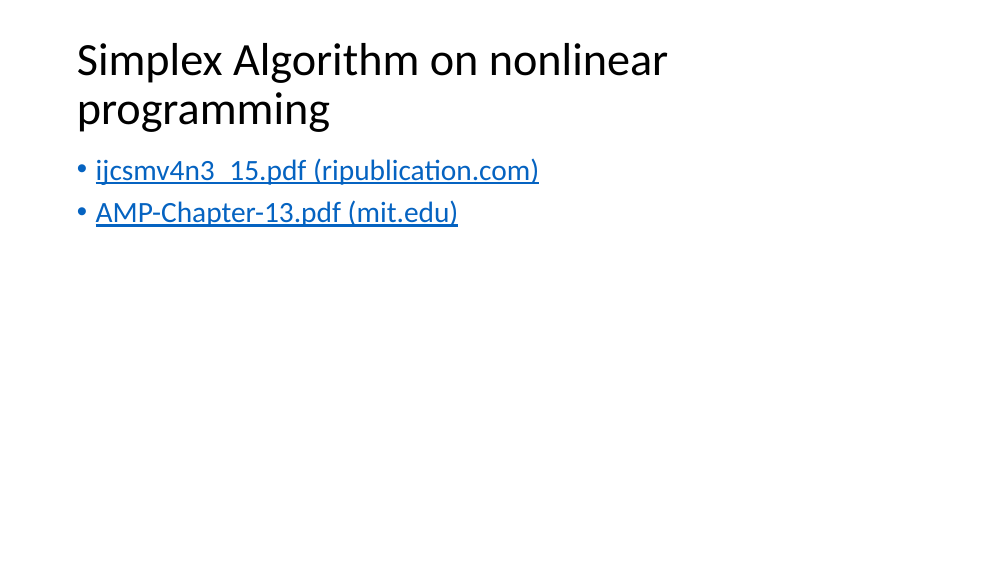
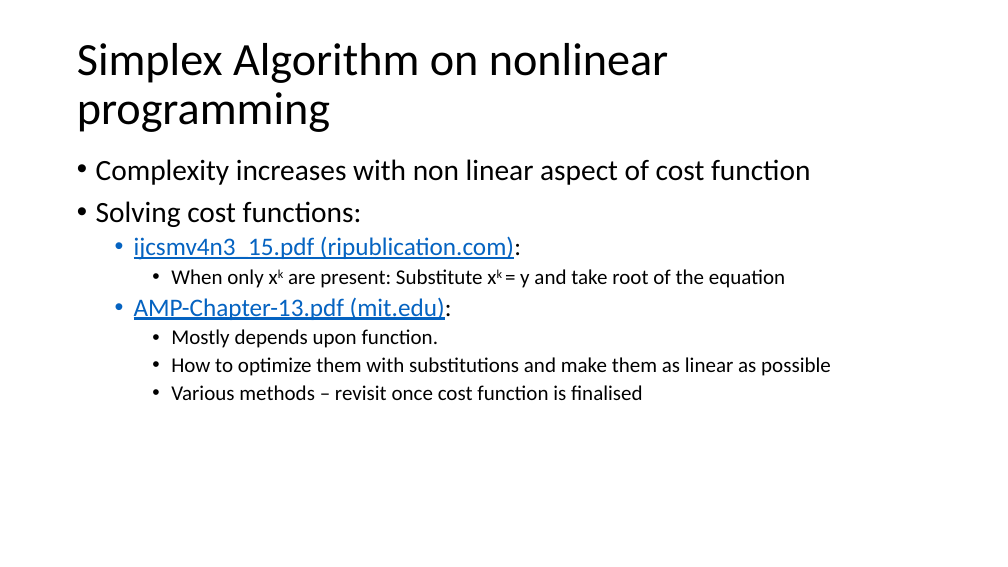
Before and after one commit to anirudhakulkarni/Parallel-MCMF-at-IISc-Research, a slide deck: slide 8 of week-3.pptx (slide 7 before the commit). Drawn at 1008x567 pixels with LibreOffice and Linux fonts; fonts in the diff are those of the drawing. Boxes give left, top, right and bottom in pixels: in the first picture for what was removed or moved away, otherwise in the second. Text is boxed around its words. In the diff, an @@ line names an element or a change of style, - is before the commit and + after.

```diff
--- a/week-3.pptx
+++ b/week-3.pptx
@@ text at bbox=[96, 159, 831, 400]: text changed; size 28 to 20 pt; text colour #0563C1 to #000000 @@
-• ijcsmv4n3_15.pdf (ripublication.com)
-• AMP-Chapter-13.pdf (mit.edu)
+• Complexity increases with non linear aspect of cost function
+• Solving cost functions:
+  • ijcsmv4n3_15.pdf (ripublication.com):
+    • When only xk are present: Substitute xk = y and take root of the equation
+  • AMP-Chapter-13.pdf (mit.edu):
+    • Mostly depends upon function.
+    • How to optimize them with substitutions and make them as linear as possible
+    • Various methods – revisit once cost function is finalised
```
Also in this commit, not shown: 5 other slides changed, 2 slides added, 5 slides removed, 24 other files.
